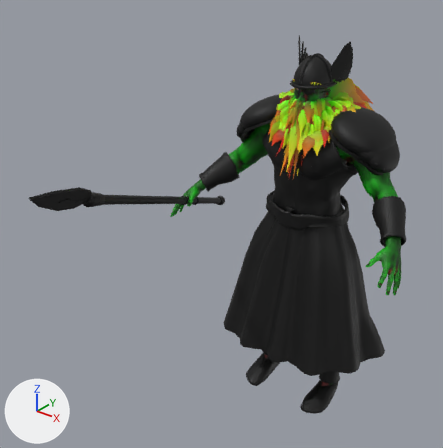
Before and after pictures for a commit that changed the glTF model public/models/gods/odin.glb.
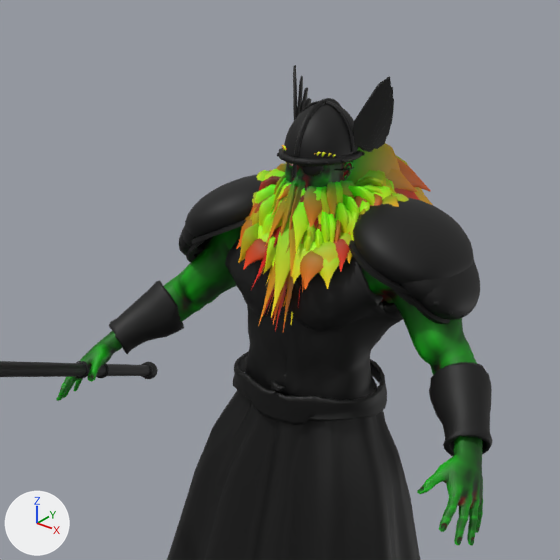
Each version is shown whole from a 50 mm lens placed at (1.87, -3.27, 3.11), pointed at (-0.23, -0.66, 1.49), then close up on the part from 32% to 100% of the width and 0% to 68% of the height. Arrows for +X, +Y and +Z are at lower left; the lights stay in place. The first two pictures are the older version. Vertices at exactly the same position are counted once.

The first close-up shows 'body', 'bracer.L', 'bracer.R', 'cuirass', 'hair', 'helm', 'mantle', 'pauldron.L', 'pauldron.R', 'robe', 'sash', 'spear_shaft' and 5 more.
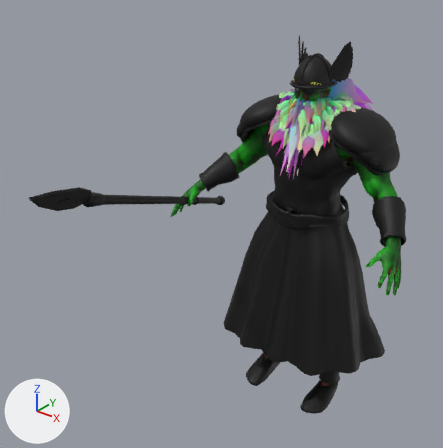
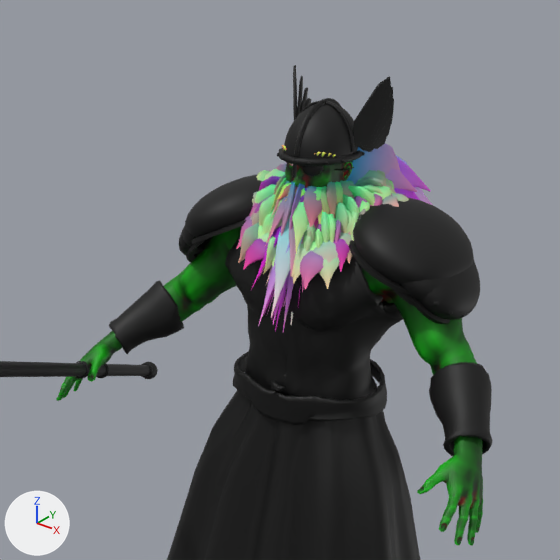
What differs and where, as boxes (x1, y1, x2, y2) in the close-ups (560 x 560 px):
part 1 of me_mantle, recoloured (lighter): (242, 162, 407, 264) in both
part 2 of me_mantle, recoloured: (238, 188, 409, 289) in both
part 3 of me_mantle, recoloured: (236, 165, 408, 290) in both
part 4 of me_mantle, recoloured: (255, 175, 394, 281) in both
part 5 of me_hair, recoloured (lighter): (250, 143, 432, 332) in both

Edits to the bpy script that builds the scene:
```text
Change me_mantle:
    where me_mantle.from_pydata(...)  # 11760 vertices, 20160 faces; spans x -0.301..0.314, y -0.307..0.267, z 1.855..2.228
    used by ob_mantle; location = (0.0, 0.0, 0.0)
    me_mantle part 1: 9020 faces centred in x -0.271..0.266, y -0.281..0.252, z 1.901..2.223 are repainted in the vertex colours; the middle colour goes from green #72d700 to green #72d7a4
    me_mantle part 2: 2380 faces centred in x -0.283..0.31, y -0.301..0.255, z 1.861..2.168 are repainted in the vertex colours; the middle colour goes from yellow #ebc700 to beige #ebc7a4
    me_mantle part 3: 4540 faces centred in x -0.29..0.298, y -0.303..0.263, z 1.87..2.195 are repainted in the vertex colours; the middle colour goes from orange #d57600 to pink #d576a4
    me_mantle part 4: 4220 faces centred in x -0.299..0.25, y -0.3..0.261, z 1.88..2.165 are repainted in the vertex colours; the middle colour goes from yellow #d5ed00 to green #d5eda3
Change me_hair:
    where me_hair.from_pydata(...)  # 8396 vertices, 14352 faces; spans x -0.154..0.182, y -0.365..0.628, z 1.724..2.305
    used by ob_hair; location = (0.0, 0.0, 0.0)
    me_hair part 5: 14352 faces centred in x -0.152..0.178, y -0.356..0.598, z 1.745..2.304 are repainted in the vertex colours, in many colours
```
